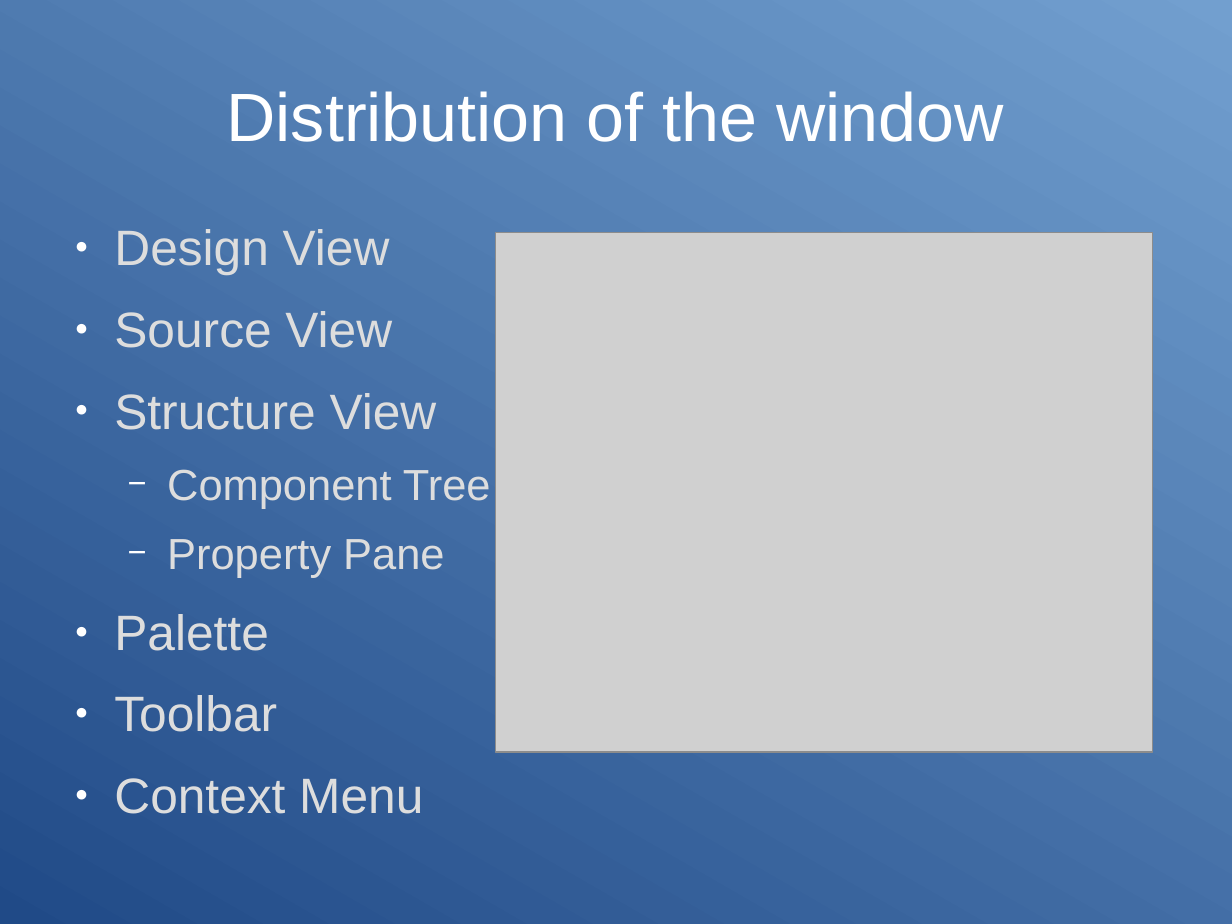
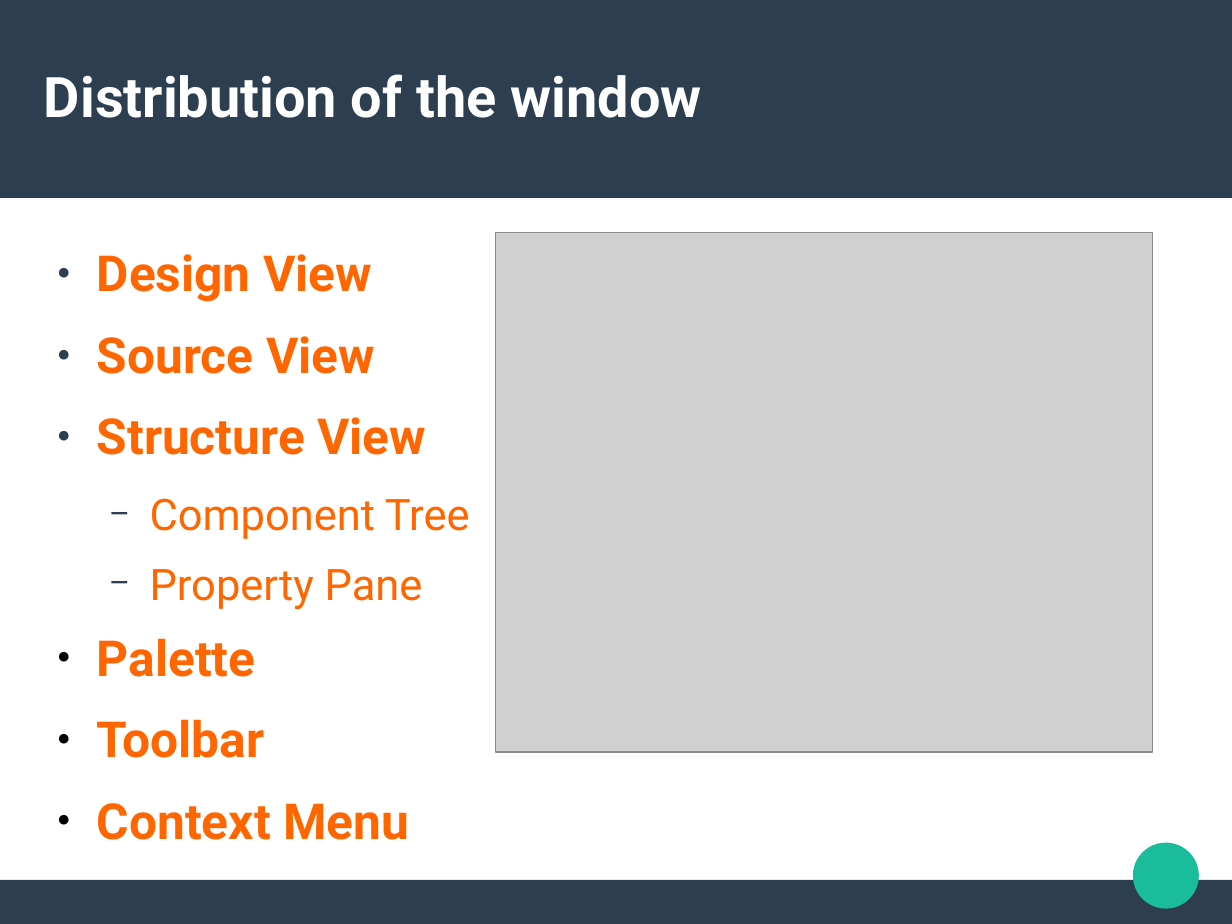
Before and after one commit to alu0100881677/PAI-WindowBuilder, a slide deck: slide 6 of Presentacion.odp (slide 5 before the commit). Drawn at 1232x924 pixels with LibreOffice and Linux fonts; fonts in the diff are those of the drawing; grey boxes stand for pictures. Boxes give left, top, right and bottom in pixels: in the first picture for what was removed or moved away, otherwise in the second. Text is boxed around its words. In the diff, an @@ line names an element or a change of style, - is before the commit and + after.

```diff
--- a/Presentacion.odp
+++ b/Presentacion.odp
@@ background gradient #204A87 to #729FCF to #FFFFFF @@
@@ rectangle added at (0, 0, 1232, 198), fill #2C3E50 @@
@@ title "Distribution of the window": place and size @@
-title "Distribution of the window" at (226, 91, 1004, 142)
+title "Distribution of the window" at (44, 74, 702, 118)
@@ title "Distribution of the window" at (44, 74, 702, 118): size 44 to 36 pt, font Arial to Roboto, bold on; alignment centre to left @@
@@ text "Design View": place and size @@
-text "Design View" at (114, 229, 491, 814)
+text "Design View" at (97, 254, 470, 840)
@@ text "Design View" at (97, 254, 470, 840): font Arial to Roboto, text colour #DDDDDD to #FF6600; bold on in "Design View", "Source View", "Structure View", "Palette" and 2 more places; bullet colour #FFFFFF to #2C3E50; bullet colour #FFFFFF to #000000 @@
@@ ellipse added at (1134, 843, 1200, 909), fill #1ABC9C @@
@@ rectangle added at (0, 880, 1232, 923), fill #2C3E50 @@
```
Also in this commit, not shown: 5 other slides changed, 4 slides added, 1 slide removed, 1 other file.
